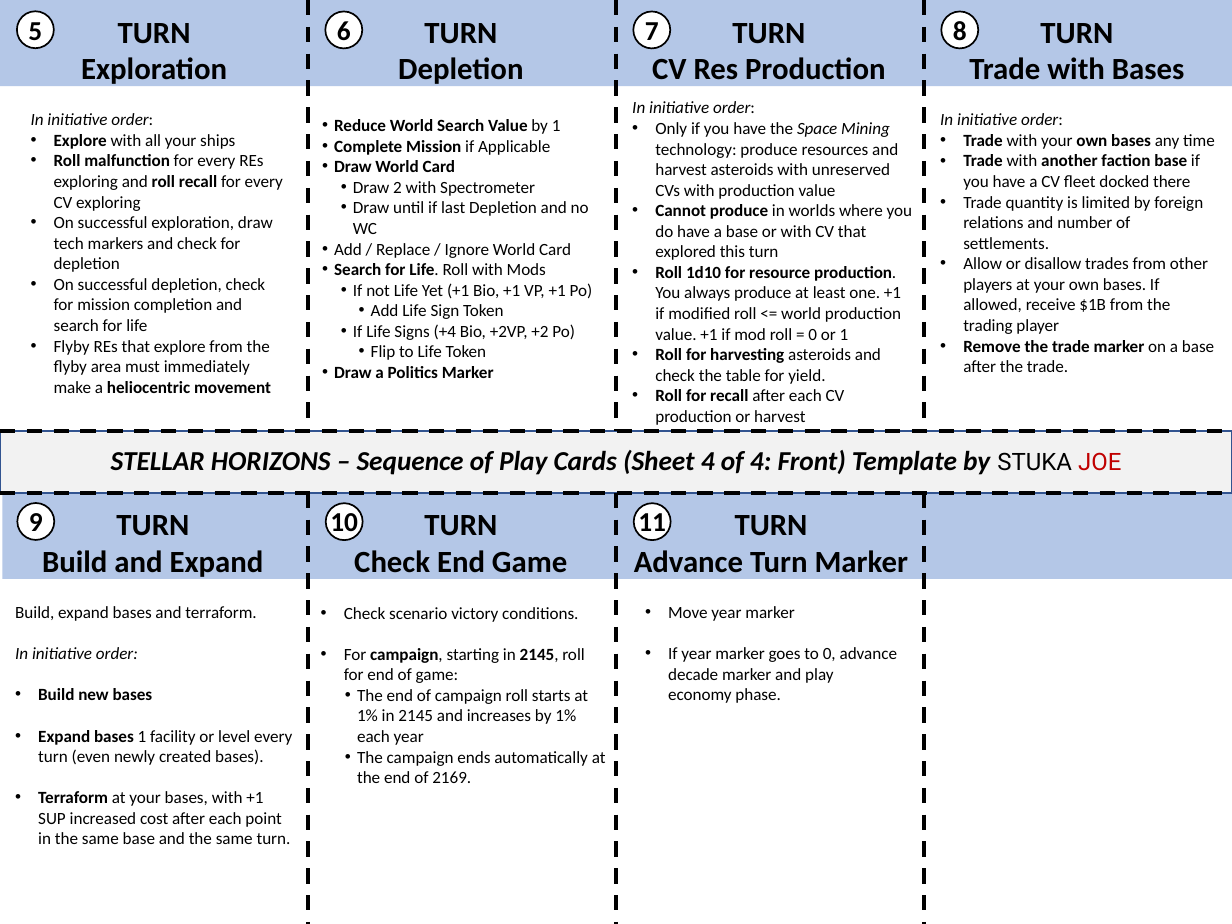
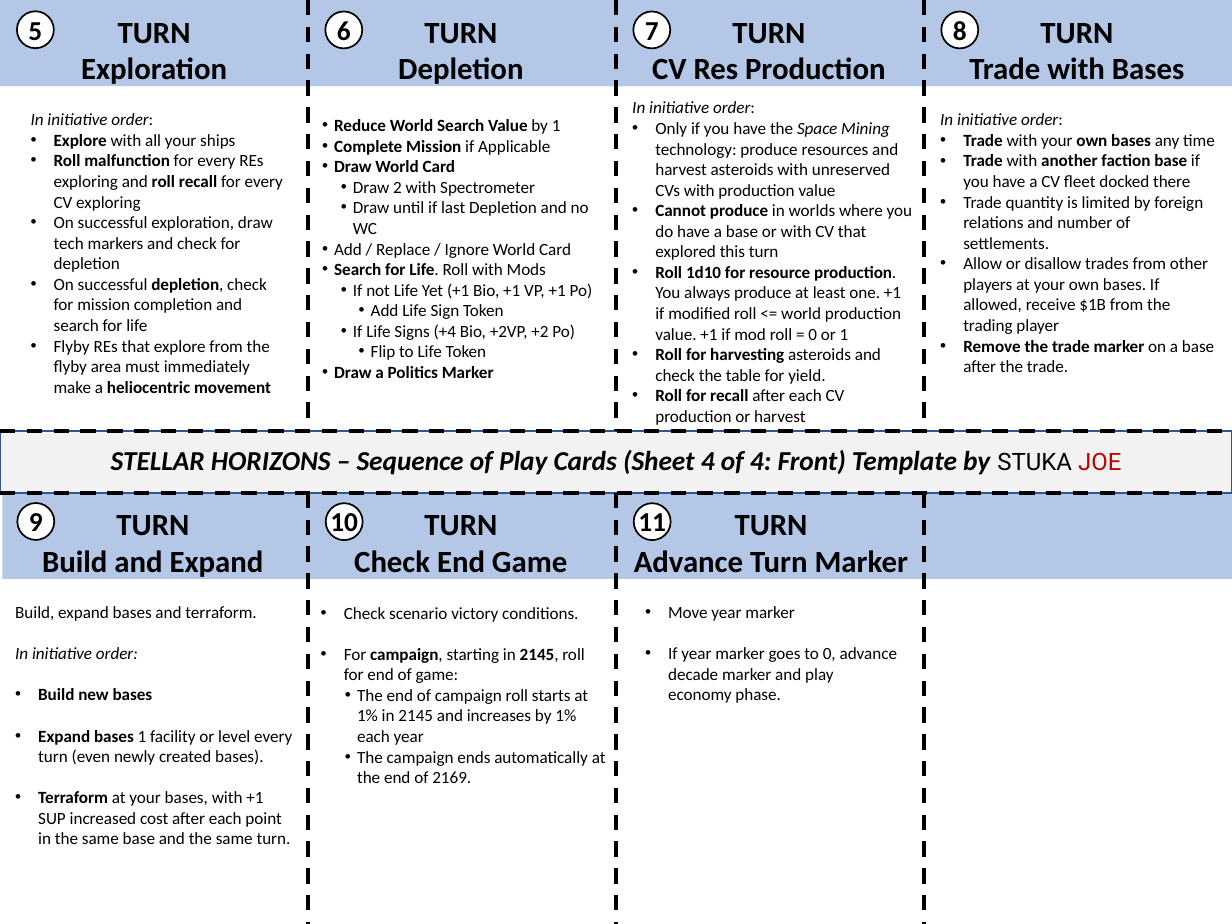
Before and after one commit to pasqualf68/boardgames, a slide deck: slide 4 of Stellar Horizons SoP/Stellar Horizons SOP cards.pptx. Drawn at 1232x924 pixels with LibreOffice and Linux fonts; fonts in the diff are those of the drawing; background and template pictures are left out. Boxes give left, top, right and bottom in pixels: in the first picture for what was removed or moved away, otherwise in the second. Text is boxed around its words. In the diff, an @@ line names an element or a change of style, - is before the commit and + after.

```diff
--- a/Stellar Horizons SoP/Stellar Horizons SOP cards.pptx
+++ b/Stellar Horizons SoP/Stellar Horizons SOP cards.pptx
@@ text at (54,278,267,331): bold on in "depletion," @@
```
Also in this commit, not shown: 2 other slides changed, 3 other files.
